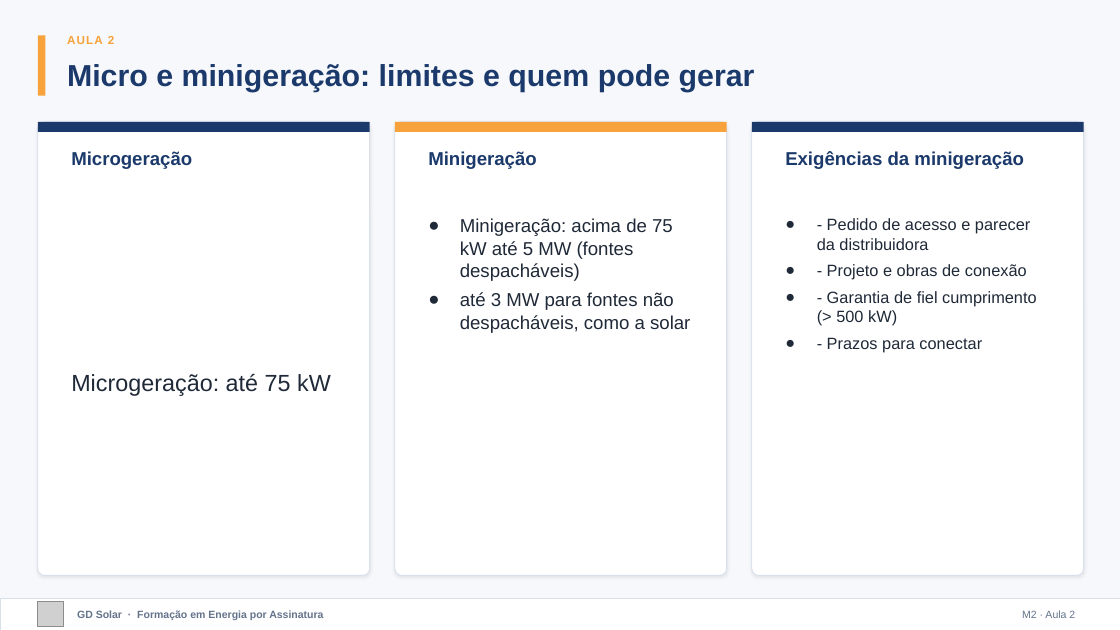
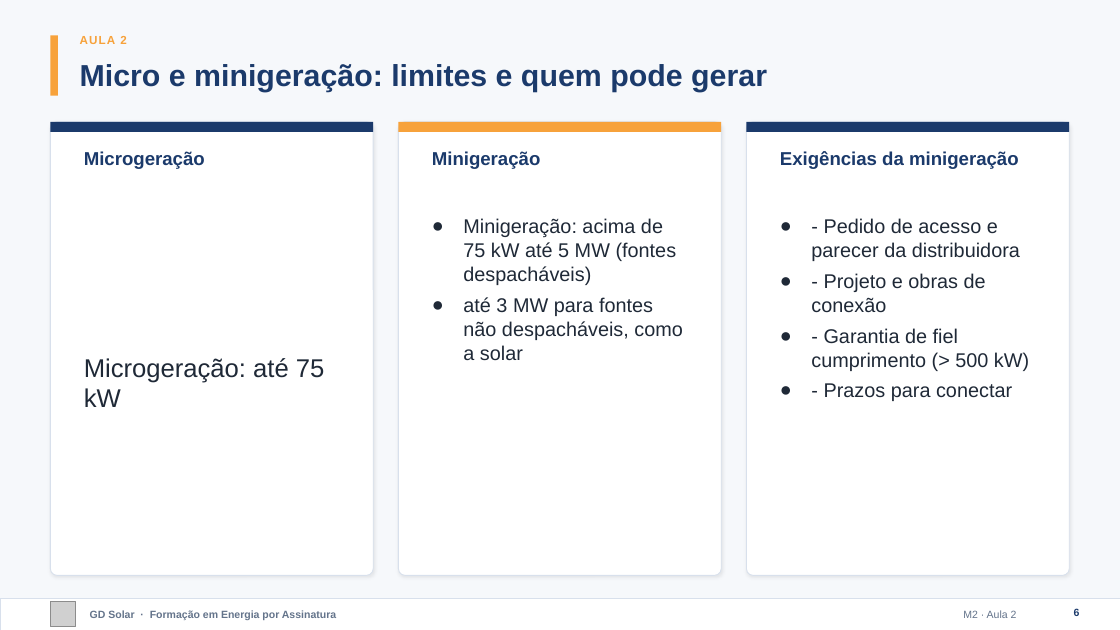
Before and after one commit to marcelo-braga-dev/casaverde, a slide deck: slide 6 of docs/curso/slides/m02-marco-legal.pptx. Drawn at 1120x630 pixels with LibreOffice and Linux fonts; fonts in the diff are those of the drawing; grey boxes stand for pictures. Boxes give left, top, right and bottom in pixels: in the first picture for what was removed or moved away, otherwise in the second. Text is boxed around its words. In the diff, an @@ line names an element or a change of style, - is before the commit and + after.

```diff
--- a/docs/curso/slides/m02-marco-legal.pptx
+++ b/docs/curso/slides/m02-marco-legal.pptx
@@ 1 text, 1 picture, 1 rectangle: place and size @@
-1 text, 1 picture, 1 rectangle at [38, 35, 114, 627]
+1 text, 1 picture, 1 rectangle at [50, 35, 126, 627]
@@ text "Micro e minigeração: limites e ...": place and size @@
-text "Micro e minigeração: limites e ..." at [67, 64, 755, 92]
+text "Micro e minigeração: limites e ..." at [80, 64, 767, 92]
@@ rounded rectangle: place and size @@
-rounded rectangle at [38, 122, 370, 576]
+rounded rectangle at [50, 122, 373, 576]
@@ rectangle: place and size @@
-rectangle at [38, 122, 370, 132]
+rectangle at [50, 122, 373, 132]
@@ text "Microgeração": place and size @@
-text "Microgeração" at [71, 151, 192, 169]
+text "Microgeração" at [84, 151, 205, 169]
@@ rounded rectangle: place and size @@
-rounded rectangle at [395, 122, 727, 576]
+rounded rectangle at [398, 122, 721, 576]
@@ rectangle: place and size @@
-rectangle at [395, 122, 727, 132]
+rectangle at [398, 122, 721, 132]
@@ text "Minigeração": place and size @@
-text "Minigeração" at [428, 151, 537, 169]
+text "Minigeração" at [432, 151, 541, 169]
@@ proportions changed in 3 elements at [398, 122, 721, 576], [50, 122, 373, 576], [747, 122, 1070, 576] @@
@@ rounded rectangle: place and size @@
-rounded rectangle at [752, 122, 1084, 576]
+rounded rectangle at [747, 122, 1070, 576]
@@ rectangle: place and size @@
-rectangle at [752, 122, 1084, 132]
+rectangle at [747, 122, 1070, 132]
@@ text "Exigências da minigeração": place and size @@
-text "Exigências da minigeração" at [785, 151, 1024, 169]
+text "Exigências da minigeração" at [780, 151, 1019, 169]
@@ text "Microgeração: até 75 kW": place and size @@
-text "Microgeração: até 75 kW" at [71, 373, 331, 396]
+text "Microgeração: até 75 kW" at [84, 358, 325, 407]
@@ text "Microgeração: até 75 kW" at [84, 358, 325, 407]: size 20 to 22 pt @@
@@ text "Minigeração: acima de 75 kW ..." at [463, 218, 683, 360]: size 16 to 17 pt @@
@@ text "- Pedido de acesso e ..." at [811, 218, 1029, 401]: size 14 to 17 pt @@
@@ text "GD Solar · Formação em ...": place and size @@
-text "GD Solar · Formação em ..." at [77, 610, 323, 620]
+text "GD Solar · Formação em ..." at [90, 610, 336, 620]
@@ text "M2 · Aula 2": place and size @@
-text "M2 · Aula 2" at [1022, 610, 1075, 618]
+text "M2 · Aula 2" at [963, 610, 1017, 618]
@@ page number added at [1074, 609, 1080, 616], 9 pt, text #1B3A6B, bold @@
+6
```
Also in this commit, not shown: 30 other slides changed, 13 other files.
